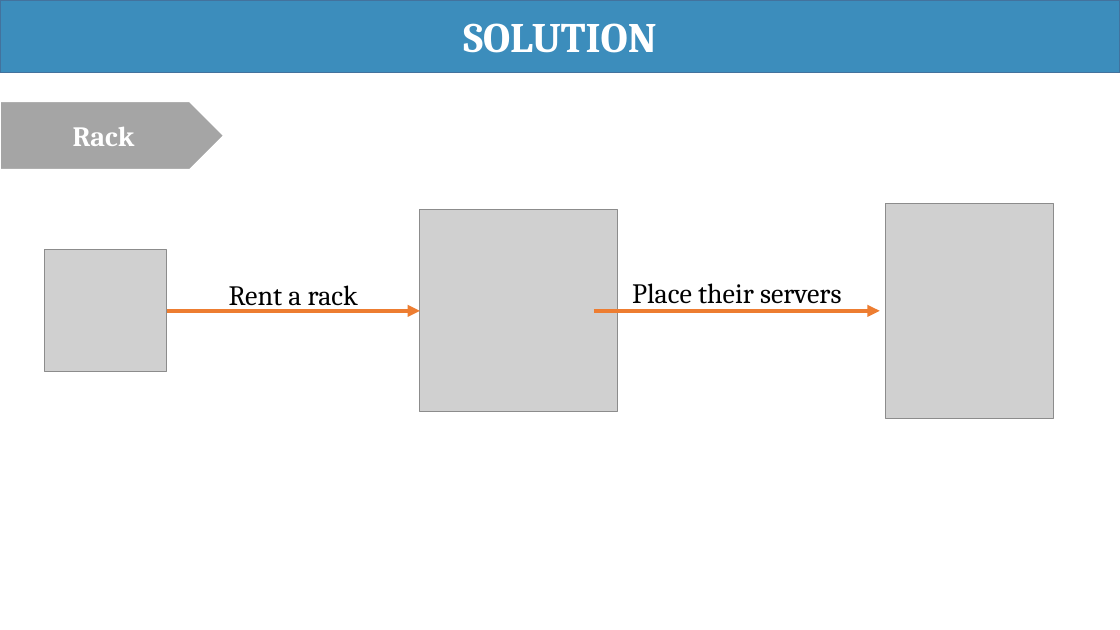
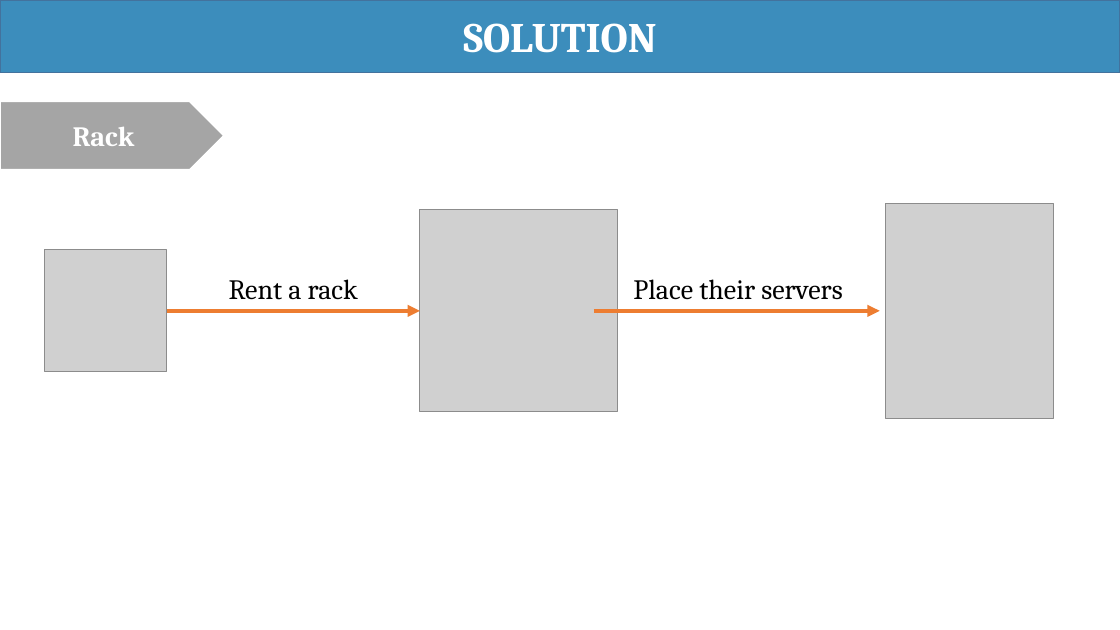
Before and after one commit to haltt051093/IMS-datacenter, a slide deck: slide 21 of Document/Presentation/IMS_20160425_Presentation.pptx. Drawn at 1120x630 pixels with LibreOffice and Linux fonts; fonts in the diff are those of the drawing; grey boxes stand for pictures. Boxes give left, top, right and bottom in pixels: in the first picture for what was removed or moved away, otherwise in the second. Text is boxed around its words. In the diff, an @@ line names an element or a change of style, - is before the commit and + after.

Commit message:
update code + presentation

```diff
--- a/Document/Presentation/IMS_20160425_Presentation.pptx
+++ b/Document/Presentation/IMS_20160425_Presentation.pptx
@@ subtitle "Rent a rack" rewrapped from [229, 285, 358, 311] to [229, 279, 358, 300] @@
@@ text "Place their servers": place and size @@
-text "Place their servers" at [632, 283, 841, 304]
+text "Place their servers" at [633, 279, 842, 300]
```
Also in this commit, not shown: 2 other slides changed, 1 other file.
